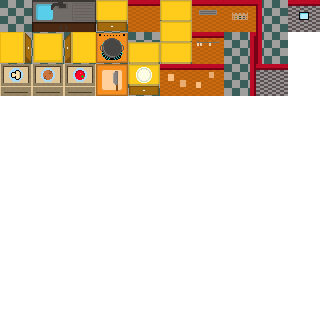
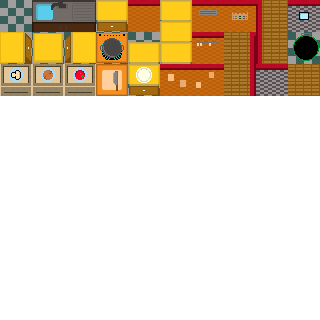
Two versions of the same layered image (320x320). Layer-by-layer changes:
removed layer "Layer 1" over [224, 32, 250, 96]
removed layer "Layer 3" over [262, 0, 288, 64]
removed layer "Layer 2" over [262, 0, 288, 32]
painted on "Layer 0" over [224, 0, 320, 96]
